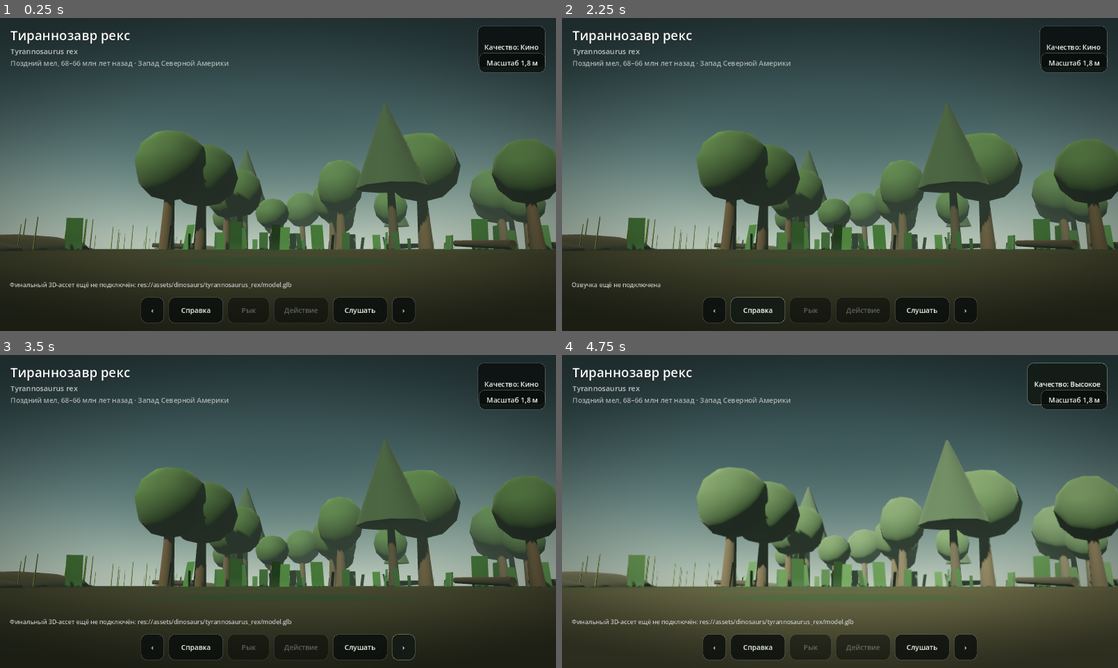
Above: before the commit, frames 1-4 (two rows, left to right).
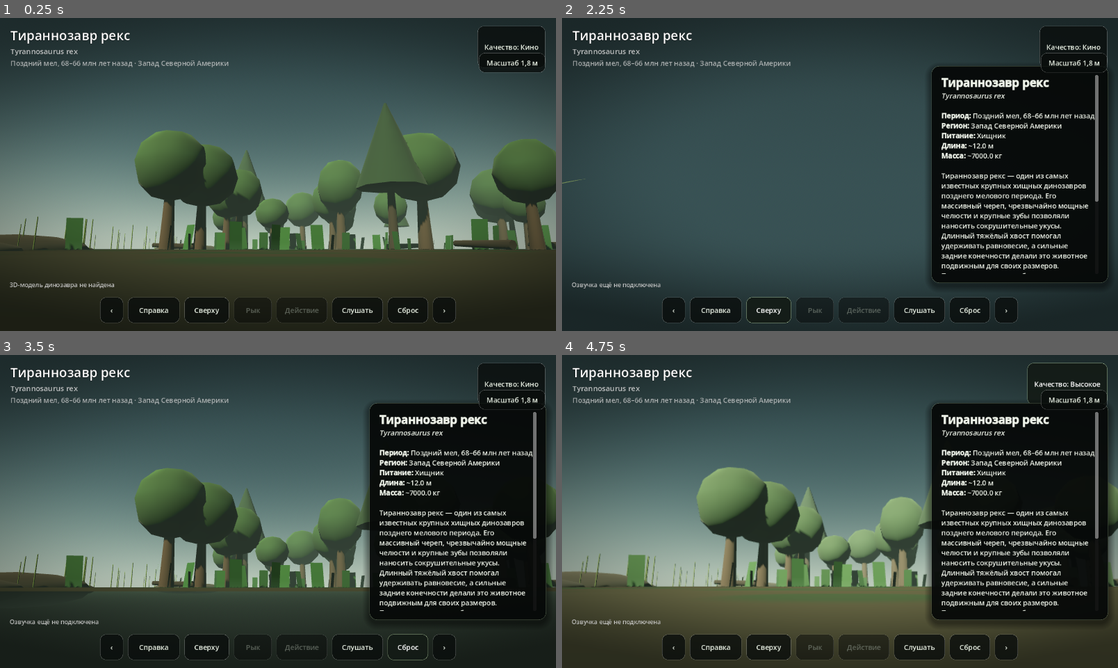
Above: after the commit, the same moments.

Repository: artemkz147-ship-it/RAZNOE147
Game: Godot game, scene res://scenes/main.tscn
Same seed, same stepped clock (60 frames per second), same inputs: the game is played once before the commit and once after it.
Inputs (mouse positions are in pixels of both pictures, inside the frame that each line leads up to):
- Up to frame 1 (0.25 s): no input
- Up to frame 2 (2.25 s): click "Справка" at 0.5 s; click "Слушать" at 1.25 s; click (767, 309) at 2 s, where only the run after the commit has a clickable "Сверху"
- Up to frame 3 (3.5 s): click (405, 646) at 2.75 s, where only the run after the commit has a clickable "Сброс"
- Up to frame 4 (4.75 s): click "Качество: Кино" at 3.5 s; click "Качество: Производительность" at 4.25 s

The runs differ from the first frame. In frame 1, 1.1% of the frame differs, in the area x 1-82%, y 84-98%; in frame 2, 57%, in the area x 0-100%, y 15-98%; in frame 3, 24%; in frame 4, 25%.

Commit message:
dino: add top camera controls and clean encyclopedia UI

Diff:
--- a/scripts/main.gd
+++ b/scripts/main.gd
@@ -68,7 +68,7 @@
 
 func _load_actor(path: String) -> void:
     if path.is_empty() or not ResourceLoader.exists(path):
-        _set_status("Финальный 3D-ассет ещё не подключён: %s" % path)
+        _set_status("3D-модель динозавра не найдена")
         return
     var packed := load(path) as PackedScene
     if packed == null:
@@ -79,7 +79,7 @@
     _apply_scientific_scale(current_actor)
     dinosaur_controller.attach(current_actor, current_data.get("animations", {}))
     _fit_camera_to_actor(current_actor)
-    _set_status("Проведи пальцем, чтобы осмотреть динозавра")
+    _set_status("Проведи пальцем для вращения. Щипок — приближение и отдаление. Двойной тап — вид сверху.")
 
 func _apply_scientific_scale(actor: Node3D) -> void:
     var target_length := float(current_data.get("length_m", 0.0))
@@ -135,6 +135,8 @@
         current_environment.queue_free()
     current_actor = null
     current_environment = null
+    if dinosaur_controller != null:
+        dinosaur_controller.stop_all()
     ambience_player.stop()
     narration_player.stop()
     roar_player.stop()
@@ -161,8 +163,8 @@
     narration_player.volume_db = -2.0
     add_child(narration_player)
     roar_player = AudioStreamPlayer3D.new()
-    roar_player.volume_db = 0.0
-    roar_player.max_distance = 45.0
+    roar_player.volume_db = 1.5
+    roar_player.max_distance = 60.0
     dinosaur_slot.add_child(roar_player)
 
 func _restart_ambience() -> void:
@@ -217,17 +219,19 @@
     root.add_child(controls)
 
     _add_button(controls, "‹", func(): _show_dinosaur(current_index - 1), 54)
-    _add_button(controls, "Справка", _toggle_info, 126)
-    roar_button = _add_button(controls, "Рык", _roar, 96)
-    action_button = _add_button(controls, "Действие", _action, 126)
-    listen_button = _add_button(controls, "Слушать", _narrate, 126)
+    _add_button(controls, "Справка", _toggle_info, 120)
+    _add_button(controls, "Сверху", _top_view, 104)
+    roar_button = _add_button(controls, "Рык", _roar, 88)
+    action_button = _add_button(controls, "Действие", _action, 118)
+    listen_button = _add_button(controls, "Слушать", _narrate, 118)
+    _add_button(controls, "Сброс", _reset_view, 94)
     _add_button(controls, "›", func(): _show_dinosaur(current_index + 1), 54)
 
     status_label = Label.new()
     status_label.set_anchors_preset(Control.PRESET_BOTTOM_LEFT)
     status_label.offset_left = 22
     status_label.offset_top = -116
-    status_label.offset_right = 760
+    status_label.offset_right = 860
     status_label.offset_bottom = -84
     status_label.modulate = Color(1, 1, 1, 0.72)
     status_label.add_theme_font_size_override("font_size", 14)
@@ -267,16 +271,15 @@
     info_text.text = _build_info_bbcode()
 
 func _build_info_bbcode() -> String:
-    var evidence: Array = current_data.get("evidence_notes", [])
-    var evidence_text := ""
-    for note in evidence:
-        evidence_text += "\n• %s" % str(note)
-    return "[font_size=26][b]%s[/b][/font_size]\n[i]%s[/i]\n …(74 unchanged characters)… ~%s м\n[b]Масса:[/b] ~%s кг\n\n%s\n\n[b]Что известно наверняка / где реконструкция[/b]%s" % [current_data.get("name_ru", ""), current_data.get("scientific_name", ""), current_data.get("period_ru", ""), current_data.get("region_ru", ""), current_data.get("diet_ru", ""), current_data.get("length_m", "—"), current_data.get("mass_kg", "—"), current_data.get("description_ru", ""), evidence_text]
+    var facts: Array = current_data.get("evidence_notes", [])
+    var facts_text := ""
+    for fact in facts:
+        facts_text += "\n• %s" % str(fact)
+    return "[font_size=26][b]%s[/b][/font_size]\n[i]%s[/i]\n …(74 unchanged characters)… ~%s м\n[b]Масса:[/b] ~%s кг\n\n%s\n\n[b]Краткие факты[/b]%s" % [current_data.get("name_ru", ""), current_data.get("scientific_name", ""), current_data.get("period_ru", ""), current_data.get("region_ru", ""), current_data.get("diet_ru", ""), current_data.get("length_m", "—"), current_data.get("mass_kg", "—"), current_data.get("description_ru", ""), facts_text]
 
 func _refresh_action_controls() -> void:
     if roar_button != null:
         roar_button.disabled = not dinosaur_controller.has_action("roar") and roar_player.stream == null
-        roar_button.tooltip_text = "Для этой модели пока нет проверенной анимации/звука рыка" if roar_button.disabled else "Воспроизвести реконструкцию рыка"
     if action_button != null:
         var has_supported_action := false
         var actions: Array = current_data.get("interactive_actions", [])
@@ -285,10 +288,15 @@
                 has_supported_action = true
                 break
         action_button.disabled = not has_supported_action
-        action_button.tooltip_text = "Доступно только для реально присутствующих анимаций" if action_button.disabled else "Случайное естественное действие"
 
 func _toggle_info() -> void:
     info_panel.visible = not info_panel.visible
+
+func _top_view() -> void:
+    camera_rig.call("set_top_view")
+
+func _reset_view() -> void:
+    camera_rig.call("reset_view")
 
 func _roar() -> void:
     if dinosaur_controller.has_action("roar"):
@@ -318,7 +326,7 @@
         var voices := DisplayServer.tts_get_voices_for_language("ru")
         if not voices.is_empty():
             DisplayServer.tts_stop()
-            DisplayServer.tts_speak(str(current_data.get("narration_text_ru", "")), voices[0], 70, 1.0, 1.0)
+            DisplayServer.tts_speak(str(current_data.get("narration_text_ru", "")), voices[0], 72, 1.0, 1.0)
             return
     _set_status("Озвучка ещё не подключена")
 
